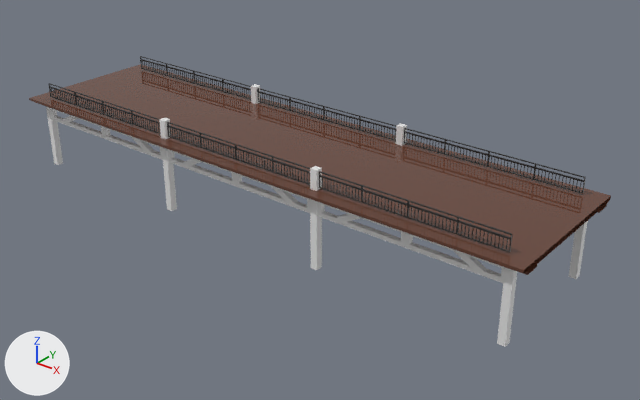
A saved change to the FBX model Assets/fbxStorage/Locations/NewProps/Metro/BridgeTrain.fbx.
Camera for both pictures: a 50 mm camera at (74.6, -85.0, 56.7) aimed at (5.2, 1.7, 2.9). Every picture has the same lights, and +X, +Y and +Z are marked at lower left.

Names of what the first picture shows: 'BridgeTrain'.
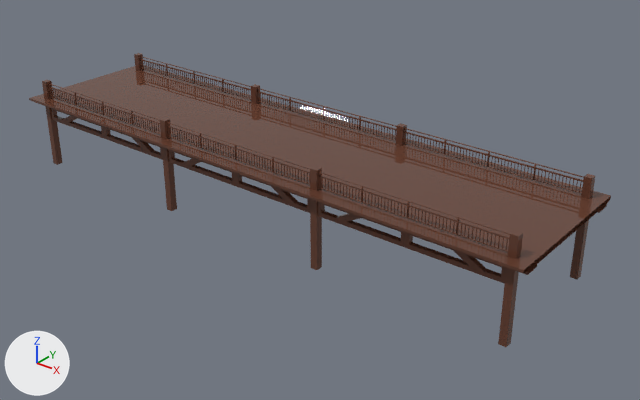
Pixel boxes [x1, y1, x2, y2] of what changed, in the pictures (640 x 400 px; the box of a moved part takes in the faces that stretch with it):
'BridgeTrain', reshaped
    before: [29, 56, 611, 347]
    after: [29, 53, 611, 347]
part 1 of me_plane_028, added
    after: [134, 53, 144, 71]
part 2 of me_plane_028, added (brown)
    after: [42, 80, 63, 165]
part 3 of me_plane_028, added (brown)
    after: [570, 174, 595, 279]
part 4 of me_plane_028, added (brown)
    after: [498, 230, 523, 347]
part 5 of me_plane_028, deleted
    before: [46, 107, 588, 347]
part 6 of me_plane_028, moved or reshaped
    before: [48, 83, 459, 270]
    after: [48, 83, 459, 231]
part 7 of me_plane_028, moved or reshaped
    before: [140, 56, 536, 174]
    after: [140, 56, 536, 177]
part 8 of me_plane_028, recoloured (white to brown)
    both: [51, 84, 505, 283]
part 9 of me_plane_028, recoloured (black to brown)
    both: [48, 57, 584, 252]

The change, as a list of edits to the scene's bpy script:
```text
Change me_plane_028:
    used by ob_bridgetrain; location = (0.0, 0.0, 0.0)
    remove me_plane_028.from_pydata(...)  # 3524 vertices, 2976 faces; spans x -42.0..42.0, y -11.2..11.2, z 0.0..13.7
    add me_plane_028.from_pydata(...)  # 3476 vertices, 2976 faces; spans x -42.0..42.0, y -11.2..11.2, z 0.0..13.7
    me_plane_028 part 1: a new loose piece, a box spanning x -40.3..-39.3, y 8.7..9.7, z 0.0..13.7, in mat_stone1_mat (brown #643e2f)
    me_plane_028 part 2: a new loose piece, a box spanning x -40.3..-39.3, y -9.7..-8.7, z 0.0..13.7, in mat_stone1_mat (brown #643e2f)
    me_plane_028 part 3: a new loose piece, a box spanning x 39.3..40.3, y 8.7..9.7, z 0.0..13.7, in mat_stone1_mat (brown #643e2f)
    me_plane_028 part 4: a new loose piece, a box spanning x 39.3..40.3, y -9.7..-8.7, z 0.0..13.7, in mat_stone1_mat (brown #643e2f)
    me_plane_028 part 5: 6 loose pieces with 48 vertices, spanning x -40.2..40.2, y -9.7..9.7, z 0.0..10.0, are deleted
    me_plane_028 part 6: 387 vertices moved from x -38.9..32.0, y -9.3..-9.1, z 11.4..13.4 to x -38.8..32.1, y -9.3..-9.1, z 11.4..13.4; 23 vertices removed from x -13.8..26.6, y -9.7..-8.7, z 10.0..13.4; 7 vertices added at x 20.2..26.5, y -9.3..-9.1, z 12.9..13.4
    me_plane_028 part 7: 387 vertices moved from x -38.9..32.0, y 9.1..9.3, z 11.4..13.4 to x -38.8..32.1, y 9.1..9.3, z 11.4..13.4; 19 vertices removed from x -13.8..26.6, y 8.7..9.7, z 10.0..13.4; 3 vertices added at x 20.2..26.5, y 9.1..9.3, z 13.4
    me_plane_028 part 8: 368 faces spanning x -39.3..39.3, y -9.7..9.7, z 0.0..13.7 switch from mat_metal1_mat (white #e7e7e7) to mat_stone1_mat (brown #643e2f)
    me_plane_028 part 9: 2456 faces spanning x -39.3..39.3, y -9.3..9.3, z 11.3..13.4 switch from mat_black1_mat (black #242424) to mat_stone1_mat (brown #643e2f)
```
